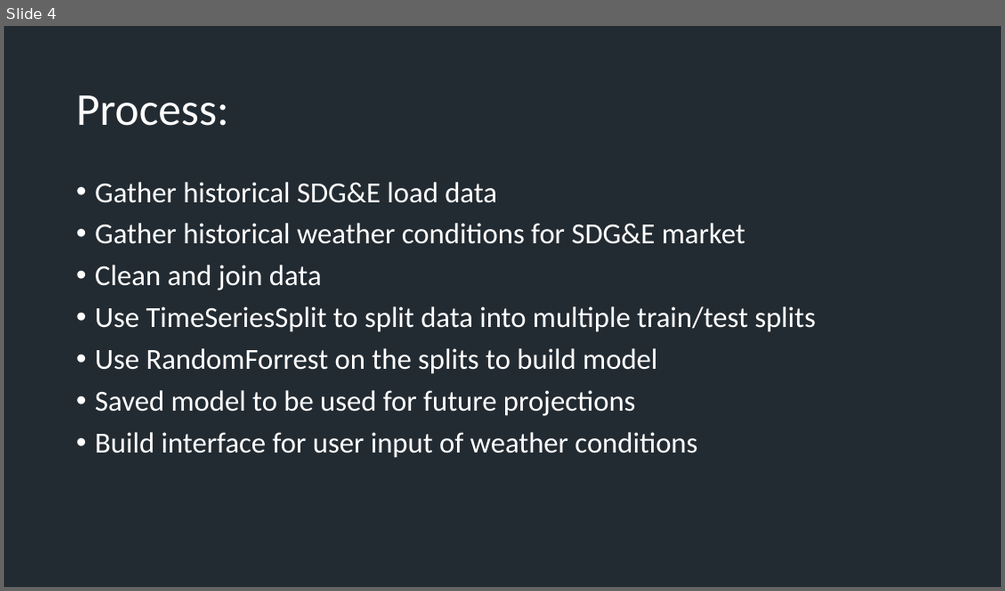
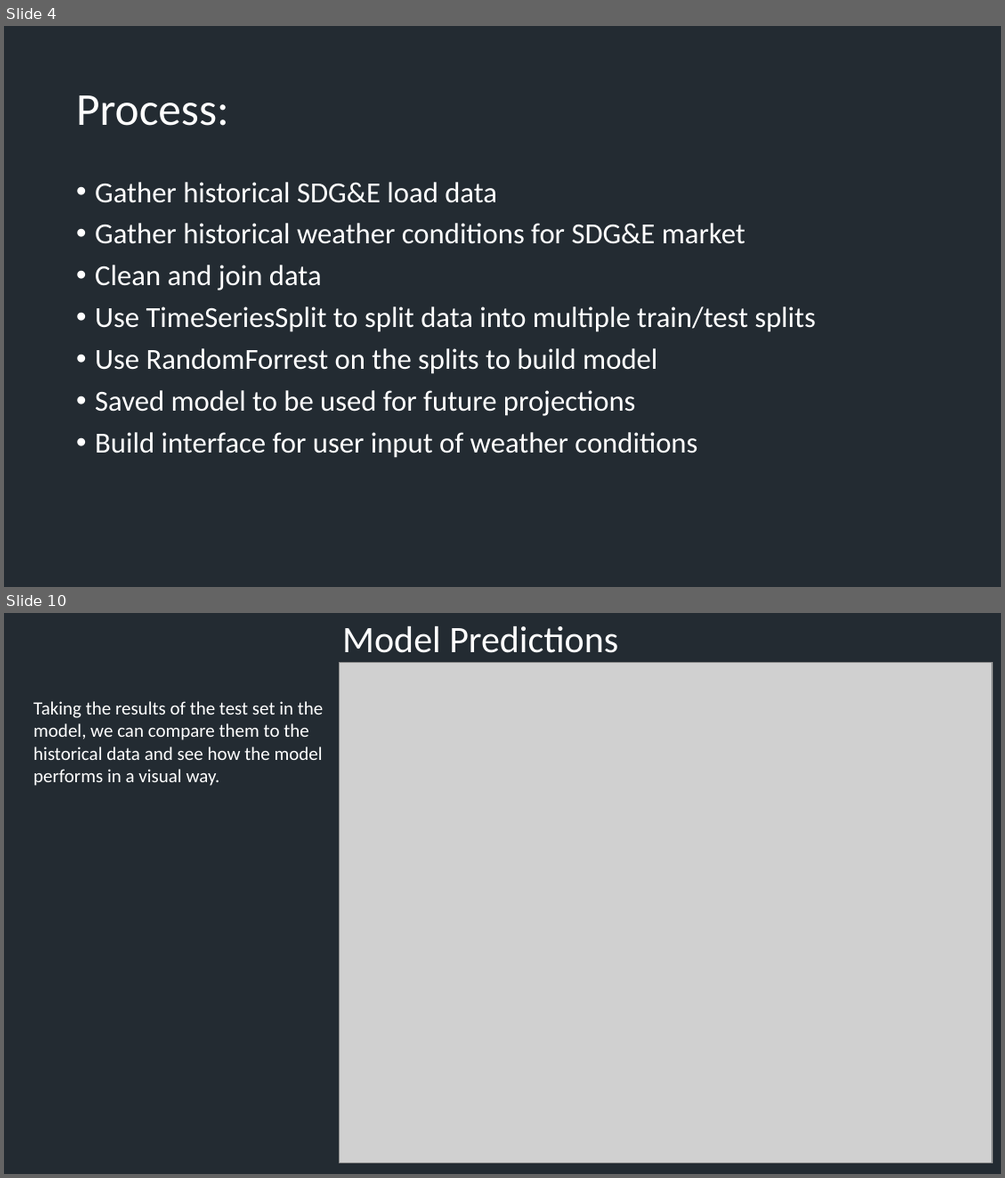
Before and after one commit to Matlickp/Energy_Load_Forecasting, a slide deck: Energy Load Forecasting Presentation.pptx. Shown one above the other, each under a label of ours: slide 4 before the commit, slides 4 and 10 after it; the slides between them are not shown. The pictures are 1005x591 and 1005x1178 pixels, drawn with LibreOffice and Linux fonts; fonts in the diff are those of the drawing; grey boxes stand for pictures; background and template pictures are left out. Boxes give left, top, right and bottom in pixels: in the first picture for what was removed or moved away, otherwise in the second. Text is boxed around its words. In the diff, an @@ line names an element or a change of style, - is before the commit and + after.

Commit message:
updated presentation, added images

```diff
--- a/Energy Load Forecasting Presentation.pptx
+++ b/Energy Load Forecasting Presentation.pptx
@@ slide 10 added at [4, 613, 1001, 1174], background picture (left out) @@
@@ text added at [342, 626, 618, 653], 72 pt, text #FFFFFF @@
+Model Predictions
@@ picture added at [339, 662, 991, 1162] @@
@@ text added at [33, 701, 323, 786], 36 pt, text #FFFFFF @@
+Taking the results of the test set in the model, we can compare them to the historical data and see how the model performs in a visual way.
```
Also in this commit, not shown: 1 slide changed, 8 other slides added, 6 slides removed, 5 other files.
